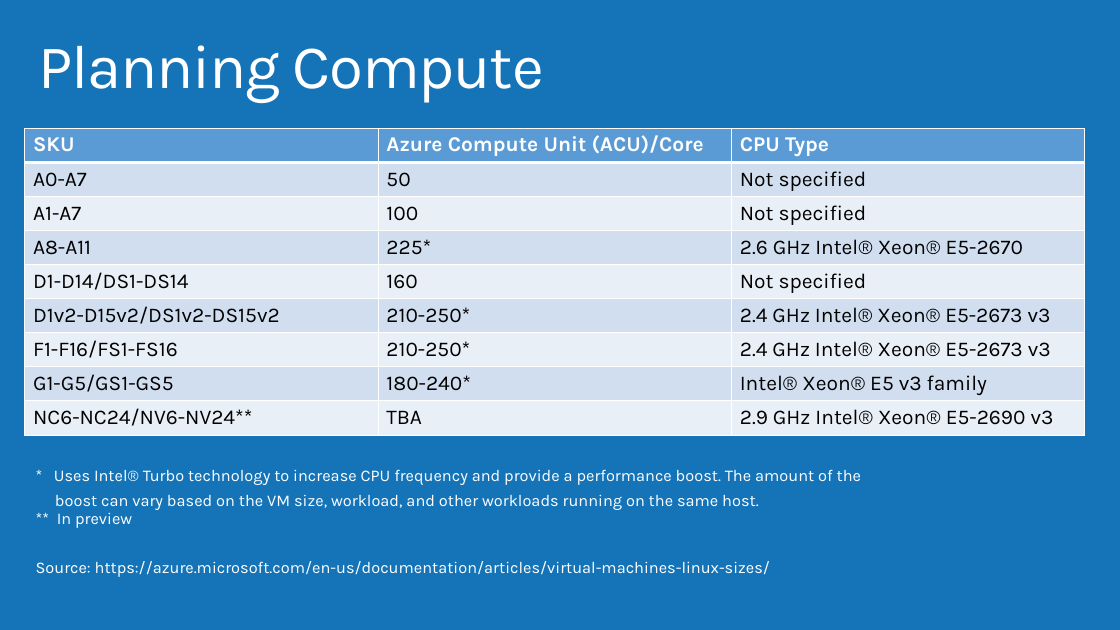
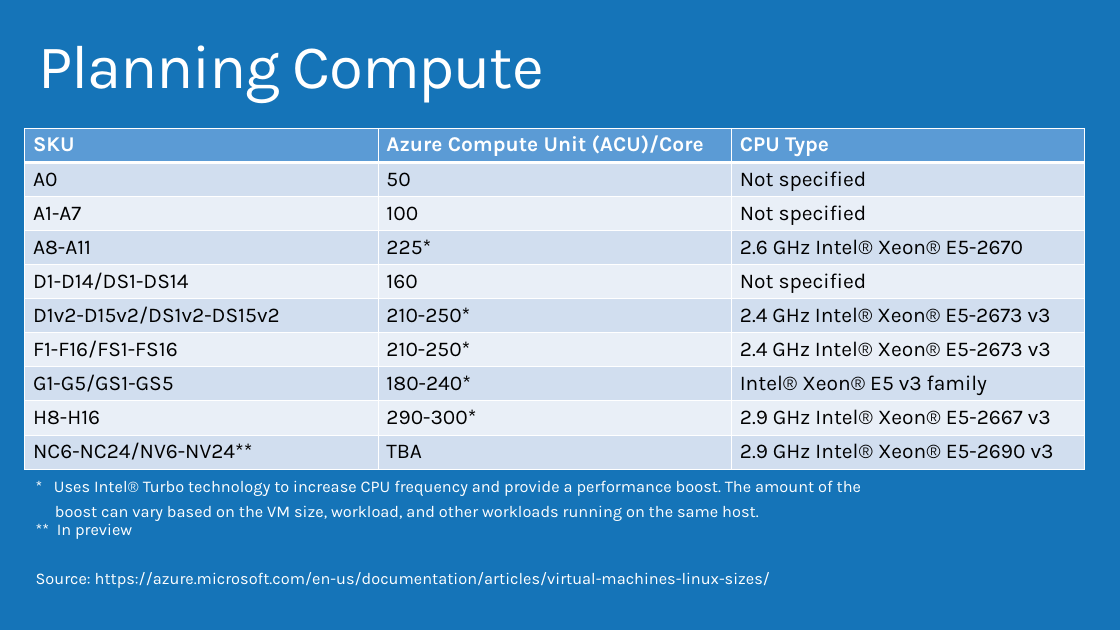
Before and after one commit to AzureCAT-GSI/Advanced-Workloads-On-Azure, a slide deck: slide 14 of Advanced Workloads on Azure.pptx. Drawn at 1120x630 pixels with LibreOffice and Linux fonts; fonts in the diff are those of the drawing; background and template pictures are left out. Boxes give left, top, right and bottom in pixels: in the first picture for what was removed or moved away, otherwise in the second. Text is boxed around its words. In the diff, an @@ line names an element or a change of style, - is before the commit and + after.

```diff
--- a/Advanced Workloads on Azure.pptx
+++ b/Advanced Workloads on Azure.pptx
@@ table at bbox=[24, 129, 1086, 470] @@
-row 2, column 1: A0-A7
+row 2, column 1: A0
+row 9: H8-H16 | 290-300* | 2.9 GHz Intel® Xeon® E5-2667 v3
@@ text "* Uses Intel® Turbo technology ...": place and size @@
-text "* Uses Intel® Turbo technology ..." at bbox=[36, 469, 861, 577]
+text "* Uses Intel® Turbo technology ..." at bbox=[36, 480, 861, 588]
```
Also in this commit, not shown: 4 other slides changed, 1 slide removed.
